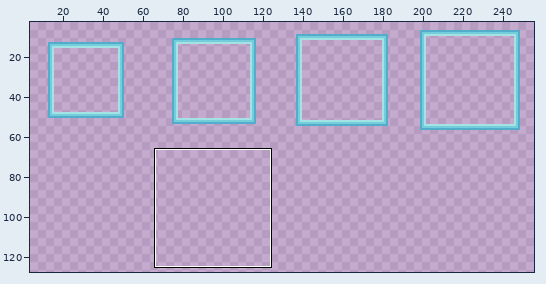
File history of a sprite sheet, assets/textures/vfx/largeVFX.png. Above: a wide view before the commit, with the close-up outlined.
Close-up. The starting point:
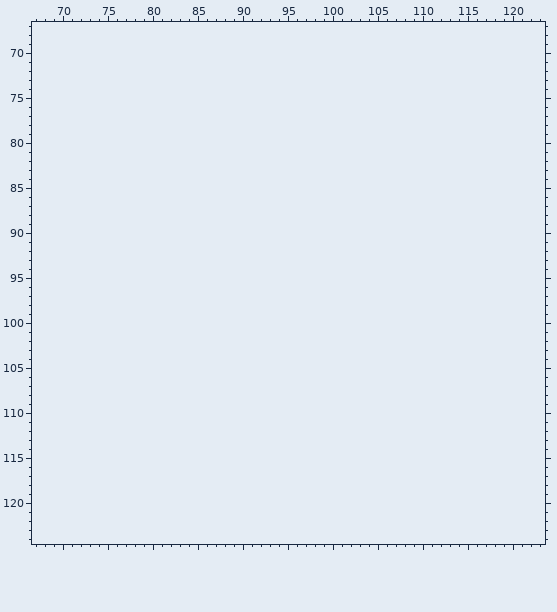
The file is 256x64 pixels. Shown: x 67..123, y 67..124. The old version is drawn lined up with the new one, on the new canvas. The wide view leaves out empty margins. The commit also changed other parts of the picture, which this record leaves out.
Palette (. is transparent): 
Pixels before (only the part around the change), first column x 67:
 67 .........................................................
 68 .........................................................
 69 .........................................................
 70 .........................................................
 71 .........................................................
 72 .........................................................
 73 .........................................................
 74 .........................................................
 75 .........................................................
 76 .........................................................
 77 .........................................................
 78 .........................................................
 79 .........................................................
 80 .........................................................
 81 .........................................................
 82 .........................................................
 83 .........................................................
 84 .........................................................
 85 .........................................................
 86 .........................................................
 87 .........................................................
 88 .........................................................
 89 .........................................................
 90 .........................................................
 91 .........................................................
 92 .........................................................
 93 .........................................................
 94 .........................................................
 95 .........................................................
 96 .........................................................
 97 .........................................................
 98 .........................................................
 99 .........................................................
100 .........................................................
101 .........................................................
102 .........................................................
103 .........................................................
104 .........................................................
105 .........................................................
106 .........................................................
107 .........................................................
108 .........................................................
109 .........................................................
110 .........................................................
111 .........................................................
112 .........................................................
113 .........................................................
114 .........................................................
115 .........................................................
116 .........................................................
117 .........................................................
118 .........................................................
119 .........................................................
120 .........................................................
121 .........................................................
122 .........................................................
123 .........................................................
124 .........................................................
New version:
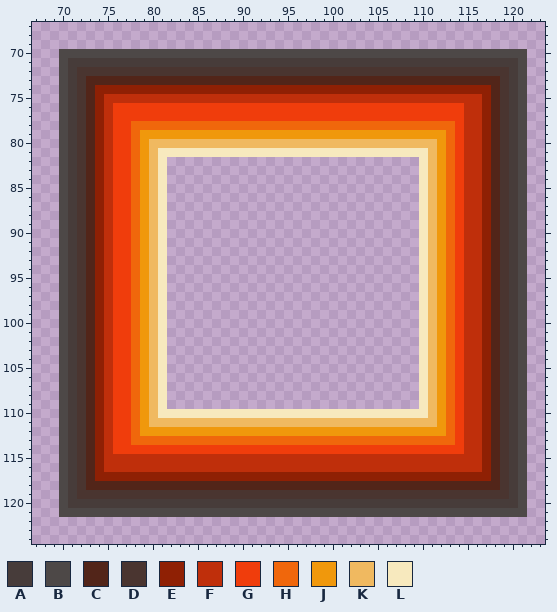
Colours new in this view: A #473c3a  B #4d4847  C #522519  D #4a3530  E #8f2004  F #bf2f0b  G #f03d0c  H #f0670c  J #f0980c  K #f0b960  L #f7e9be
Changes in this commit:
canvas 256x64 -> 256x128
Changed rows in their new state; - is an unchanged pixel.
first column x 70:
 70 BBBBBBBBBBBBBBBBBBBBBBBBBBBBBBBBBBBBBBBBBBBBBBBBBBBB
 71 BAAAAAAAAAAAAAAAAAAAAAAAAAAAAAAAAAAAAAAAAAAAAAAAAAAB
 72 BADDDDDDDDDDDDDDDDDDDDDDDDDDDDDDDDDDDDDDDDDDDDDDDDAB
 73 BADCCCCCCCCCCCCCCCCCCCCCCCCCCCCCCCCCCCCCCCCCCCCCCDAB
 74 BADCEEEEEEEEEEEEEEEEEEEEEEEEEEEEEEEEEEEEEEEEEEEECDAB
 75 BADCEFFFFFFFFFFFFFFFFFFFFFFFFFFFFFFFFFFFFFFFFFFECDAB
 76 BADCEFGGGGGGGGGGGGGGGGGGGGGGGGGGGGGGGGGGGGGGGFFECDAB
 77 BADCEFGGGGGGGGGGGGGGGGGGGGGGGGGGGGGGGGGGGGGGGFFECDAB
 78 BADCEFGGHHHHHHHHHHHHHHHHHHHHHHHHHHHHHHHHHHHHGFFECDAB
 79 BADCEFGGHJJJJJJJJJJJJJJJJJJJJJJJJJJJJJJJJJJHGFFECDAB
 80 BADCEFGGHJKKKKKKKKKKKKKKKKKKKKKKKKKKKKKKKKJHGFFECDAB
 81 BADCEFGGHJKLLLLLLLLLLLLLLLLLLLLLLLLLLLLLLKJHGFFECDAB
 82 BADCEFGGHJKL----------------------------LKJHGFFECDAB
 83 BADCEFGGHJKL----------------------------LKJHGFFECDAB
 84 BADCEFGGHJKL----------------------------LKJHGFFECDAB
 85 BADCEFGGHJKL----------------------------LKJHGFFECDAB
 86 BADCEFGGHJKL----------------------------LKJHGFFECDAB
 87 BADCEFGGHJKL----------------------------LKJHGFFECDAB
 88 BADCEFGGHJKL----------------------------LKJHGFFECDAB
 89 BADCEFGGHJKL----------------------------LKJHGFFECDAB
 90 BADCEFGGHJKL----------------------------LKJHGFFECDAB
 91 BADCEFGGHJKL----------------------------LKJHGFFECDAB
 92 BADCEFGGHJKL----------------------------LKJHGFFECDAB
 93 BADCEFGGHJKL----------------------------LKJHGFFECDAB
 94 BADCEFGGHJKL----------------------------LKJHGFFECDAB
 95 BADCEFGGHJKL----------------------------LKJHGFFECDAB
 96 BADCEFGGHJKL----------------------------LKJHGFFECDAB
 97 BADCEFGGHJKL----------------------------LKJHGFFECDAB
 98 BADCEFGGHJKL----------------------------LKJHGFFECDAB
 99 BADCEFGGHJKL----------------------------LKJHGFFECDAB
100 BADCEFGGHJKL----------------------------LKJHGFFECDAB
101 BADCEFGGHJKL----------------------------LKJHGFFECDAB
102 BADCEFGGHJKL----------------------------LKJHGFFECDAB
103 BADCEFGGHJKL----------------------------LKJHGFFECDAB
104 BADCEFGGHJKL----------------------------LKJHGFFECDAB
105 BADCEFGGHJKL----------------------------LKJHGFFECDAB
106 BADCEFGGHJKL----------------------------LKJHGFFECDAB
107 BADCEFGGHJKL----------------------------LKJHGFFECDAB
108 BADCEFGGHJKL----------------------------LKJHGFFECDAB
109 BADCEFGGHJKL----------------------------LKJHGFFECDAB
110 BADCEFGGHJKLLLLLLLLLLLLLLLLLLLLLLLLLLLLLLKJHGFFECDAB
111 BADCEFGGHJKKKKKKKKKKKKKKKKKKKKKKKKKKKKKKKKJHGFFECDAB
112 BADCEFGGHJJJJJJJJJJJJJJJJJJJJJJJJJJJJJJJJJJHGFFECDAB
113 BADCEFGGHHHHHHHHHHHHHHHHHHHHHHHHHHHHHHHHHHHHGFFECDAB
114 BADCEFGGGGGGGGGGGGGGGGGGGGGGGGGGGGGGGGGGGGGGGFFECDAB
115 BADCEFFFFFFFFFFFFFFFFFFFFFFFFFFFFFFFFFFFFFFFFFFECDAB
116 BADCEFFFFFFFFFFFFFFFFFFFFFFFFFFFFFFFFFFFFFFFFFFECDAB
117 BADCEEEEEEEEEEEEEEEEEEEEEEEEEEEEEEEEEEEEEEEEEEEECDAB
118 BADCCCCCCCCCCCCCCCCCCCCCCCCCCCCCCCCCCCCCCCCCCCCCCDAB
119 BADDDDDDDDDDDDDDDDDDDDDDDDDDDDDDDDDDDDDDDDDDDDDDDDAB
120 BAAAAAAAAAAAAAAAAAAAAAAAAAAAAAAAAAAAAAAAAAAAAAAAAAAB
121 BBBBBBBBBBBBBBBBBBBBBBBBBBBBBBBBBBBBBBBBBBBBBBBBBBBB
